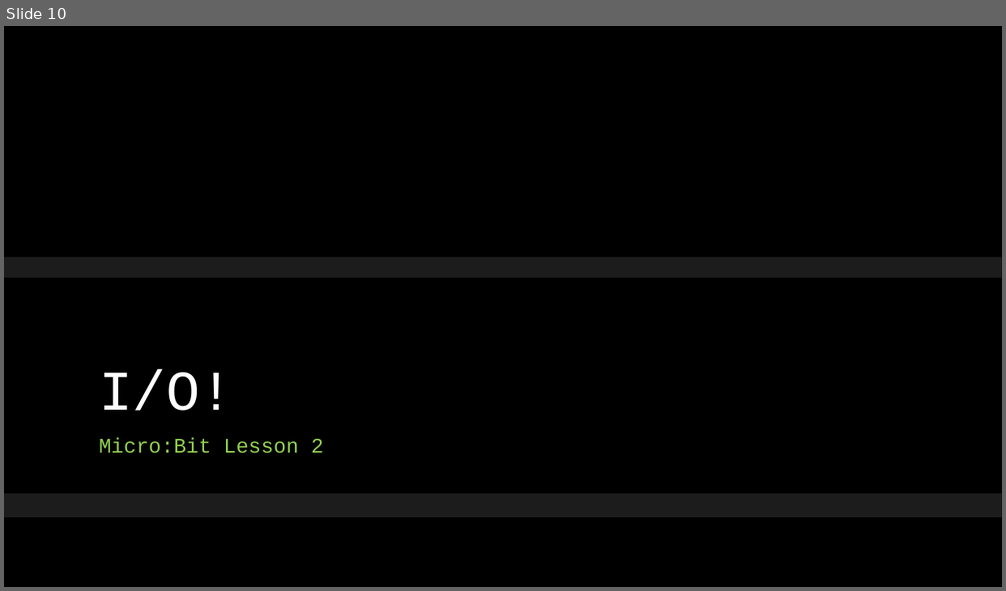
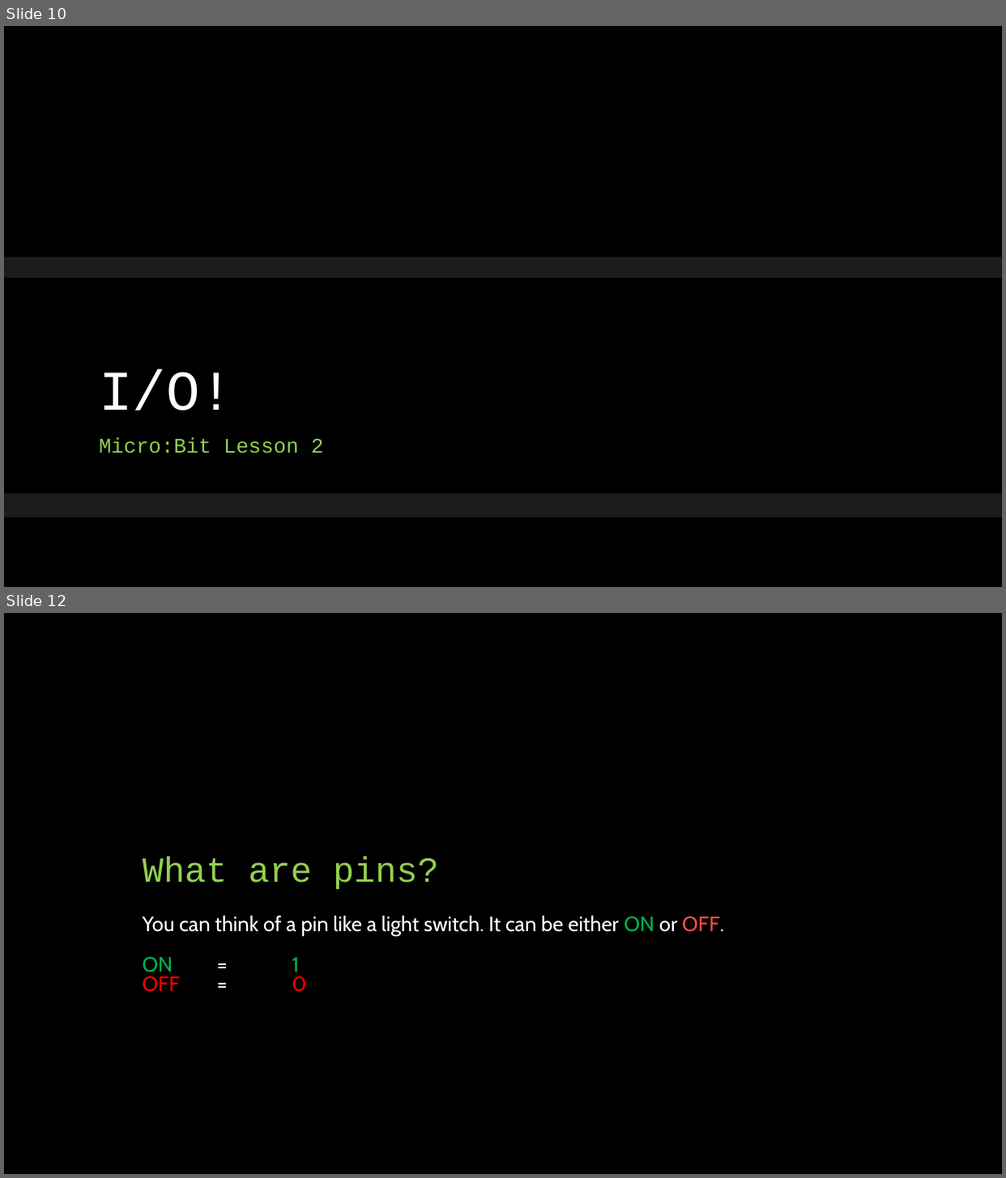
Before and after one commit to osu-hoangthu/OMSICapstoneGroup67, a slide deck: Alpha_Modules/2 MicroBit_Basics/Vocab/Slides/1 Vocab Basics MicroBit.pptx. Shown one above the other, each under a label of ours: slide 10 before the commit, slides 10 and 12 after it; the slides between them are not shown. The pictures are 1006x591 and 1006x1178 pixels, drawn with LibreOffice and Linux fonts; fonts in the diff are those of the drawing; background and template pictures are left out. Boxes give left, top, right and bottom in pixels: in the first picture for what was removed or moved away, otherwise in the second. Text is boxed around its words. In the diff, an @@ line names an element or a change of style, - is before the commit and + after.

```diff
--- a/Alpha_Modules/2 MicroBit_Basics/Vocab/Slides/1 Vocab Basics MicroBit.pptx
+++ b/Alpha_Modules/2 MicroBit_Basics/Vocab/Slides/1 Vocab Basics MicroBit.pptx
@@ slide 12 added at (4, 613, 1002, 1174), background #000000 @@
@@ title added at (143, 856, 439, 889), 34 pt, text #92D050 @@
+What are pins?
@@ text added at (143, 915, 724, 992), 20 pt, text #FFFFFF @@
+You can think of a pin like a light switch. It can be either ON or OFF.
+ON = 1
+OFF = 0
```
Also in this commit, not shown: 4 slides changed, 3 other slides added, 6 other files.
